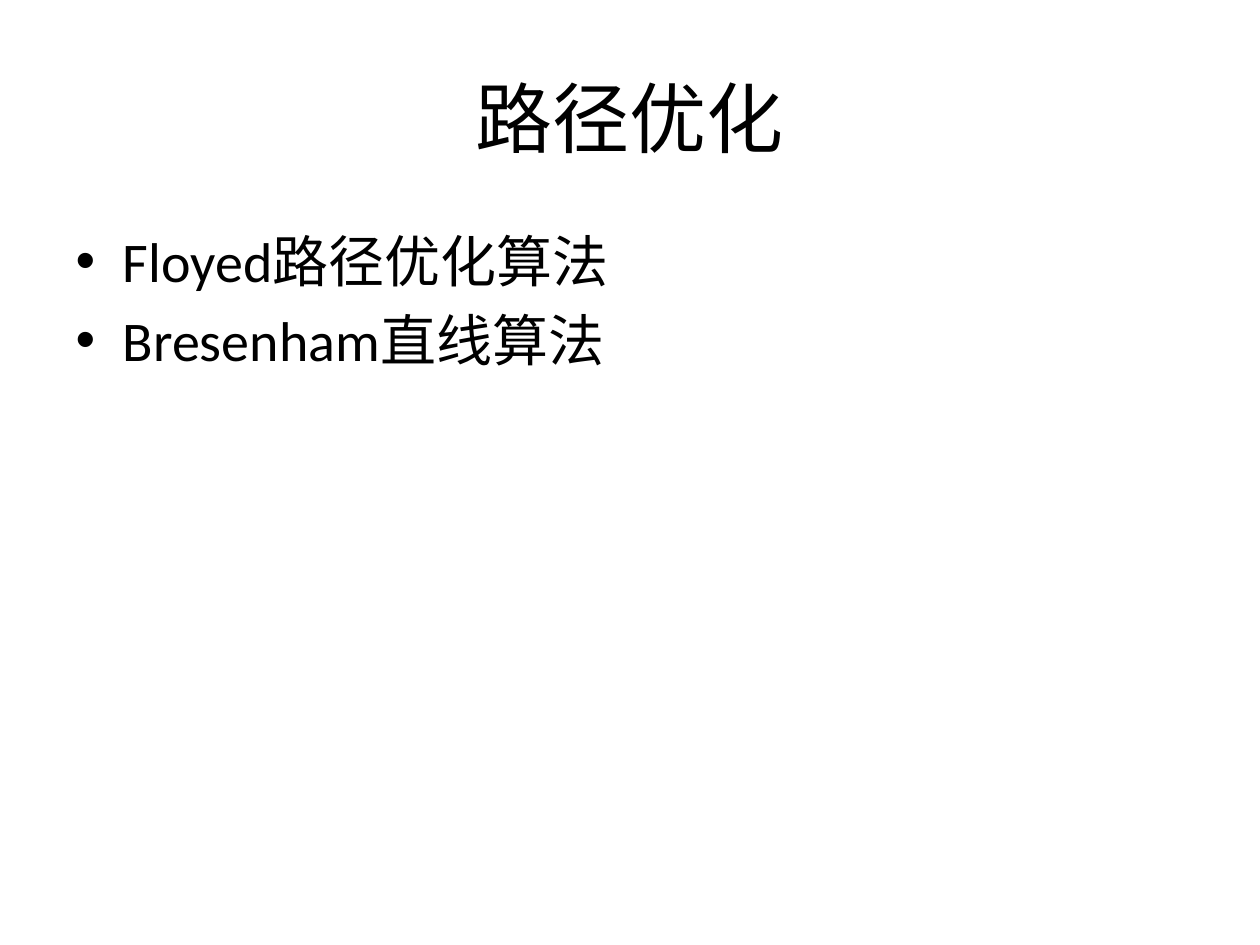
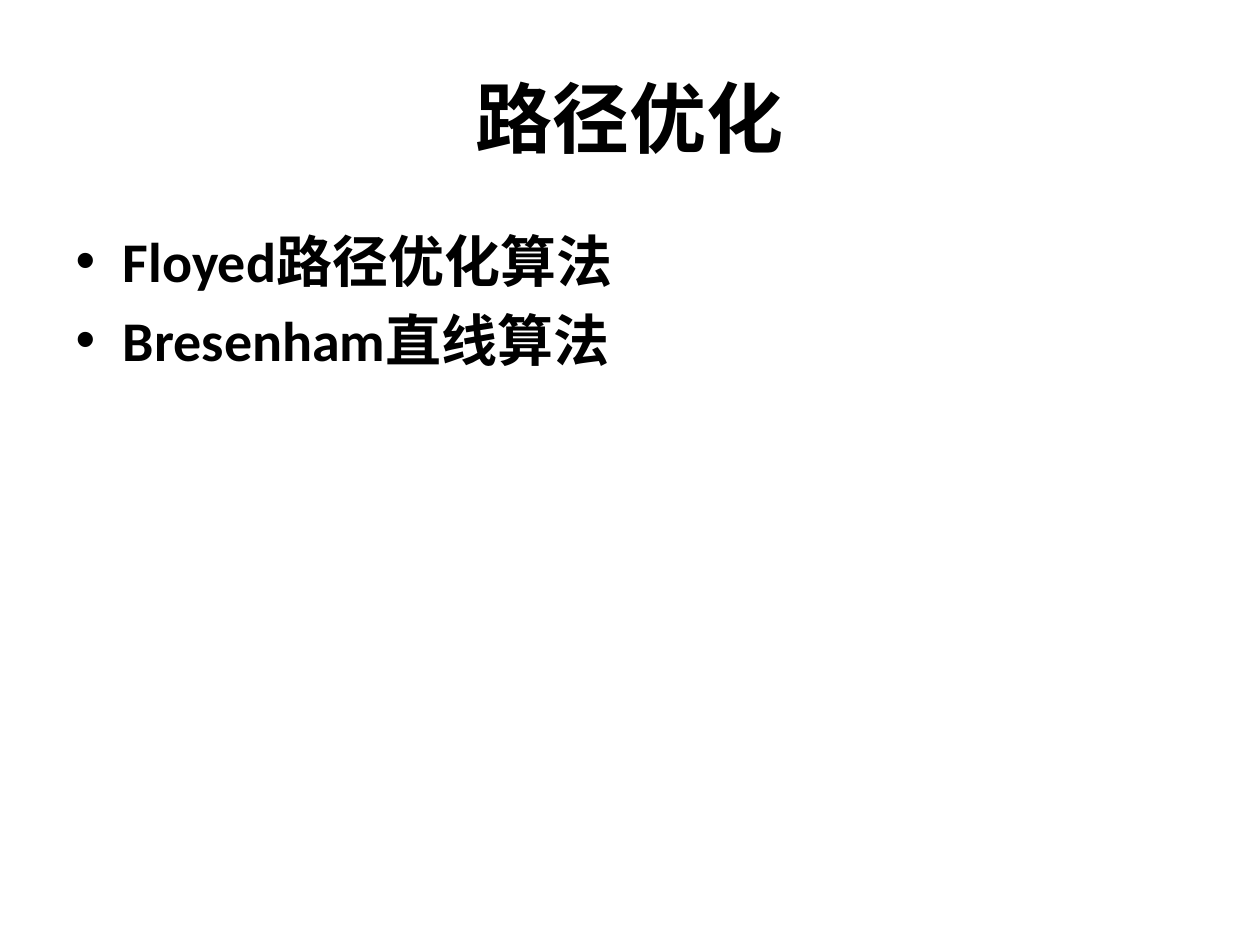
Before and after one commit to heyaolong1987/my-webgame, a slide deck: slide 7 of 工作文档/AStar算法及导航网格寻路.pptx. Drawn at 1260x945 pixels with LibreOffice and Linux fonts; fonts in the diff are those of the drawing. Boxes give left, top, right and bottom in pixels: in the first picture for what was removed or moved away, otherwise in the second. Text is boxed around its words. In the diff, an @@ line names an element or a change of style, - is before the commit and + after.

```diff
--- a/工作文档/AStar算法及导航网格寻路.pptx
+++ b/工作文档/AStar算法及导航网格寻路.pptx
@@ title "路径优化" at (476, 81, 784, 154): bold on @@
@@ text "Floyed路径优化算法" at (123, 235, 613, 366): bold on @@
```
Also in this commit, not shown: 3 other slides changed, 7 slides added, 1 slide removed.
